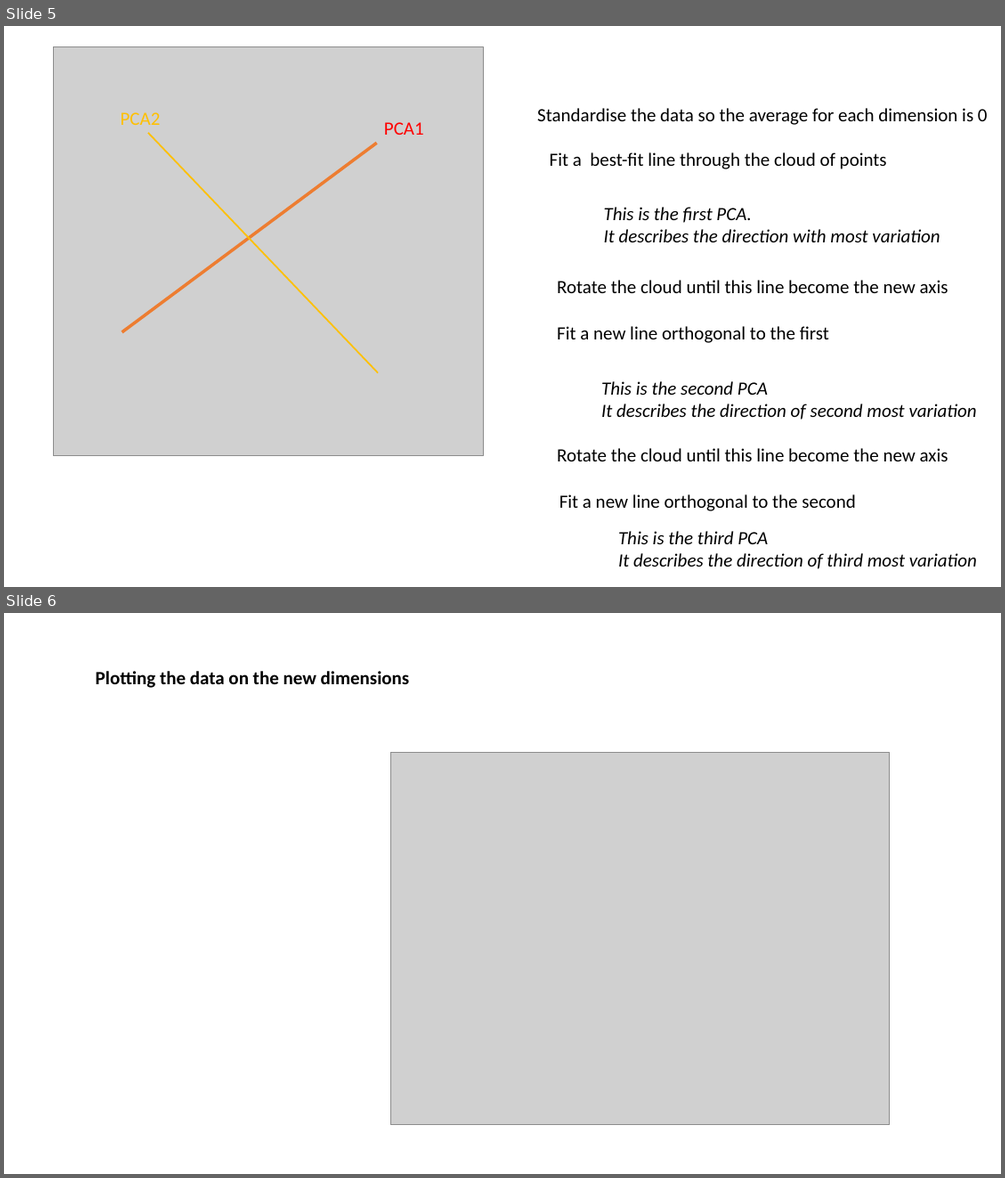
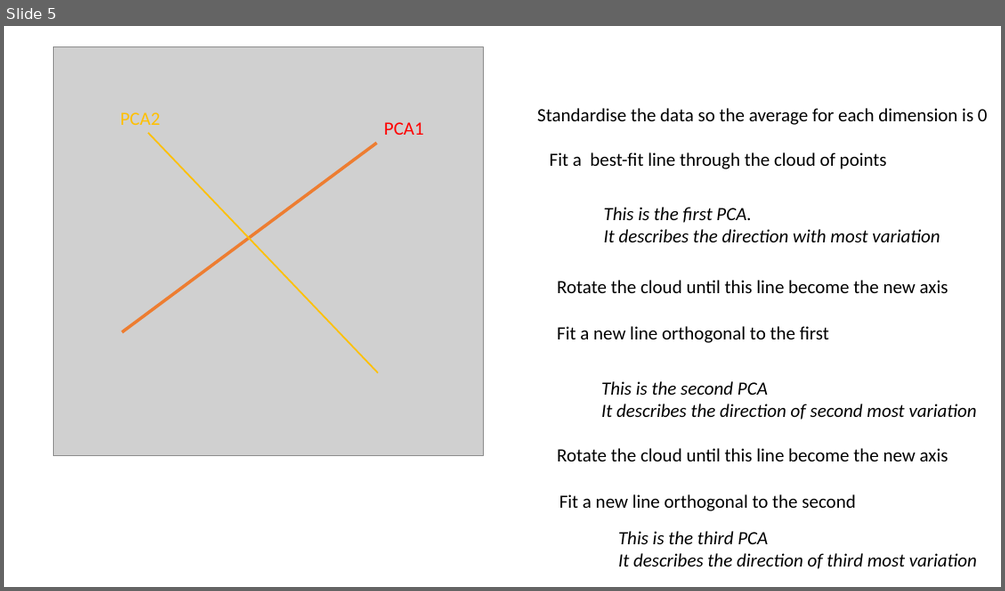
Before and after one commit to nicksavill/DEB_development, a slide deck: Week_8/PCA_intro.pptx. Shown one above the other, each under a label of ours: slides 5 and 6 before the commit, slide 5 after it. The pictures are 1005x1178 and 1005x591 pixels, drawn with LibreOffice and Linux fonts; fonts in the diff are those of the drawing; grey boxes stand for pictures. Boxes give left, top, right and bottom in pixels: in the first picture for what was removed or moved away, otherwise in the second. Text is boxed around its words. In the diff, an @@ line names an element or a change of style, - is before the commit and + after.

```diff
--- a/Week_8/PCA_intro.pptx
+++ b/Week_8/PCA_intro.pptx
@@ slide 6 removed at bbox=[4, 613, 1001, 1174], background #FFFFFF @@
@@ text removed at bbox=[96, 671, 410, 688] @@
-Plotting the data on the new dimensions
@@ picture removed at bbox=[390, 752, 890, 1125] @@
```
Also in this commit, not shown: 1 slide added, 1 other slide removed, 10 other files.
